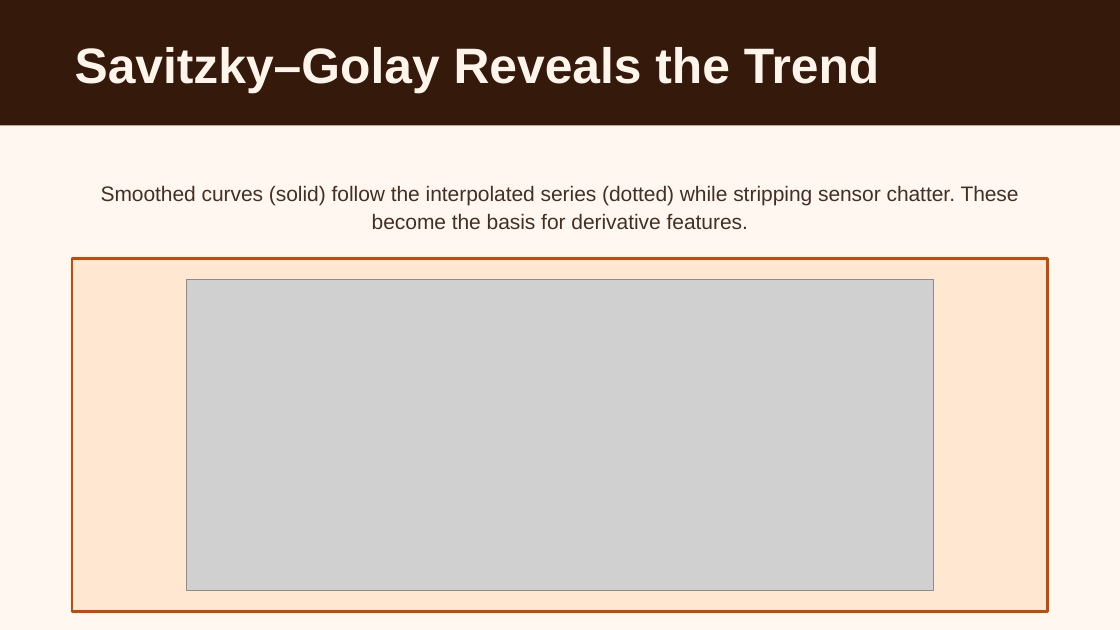
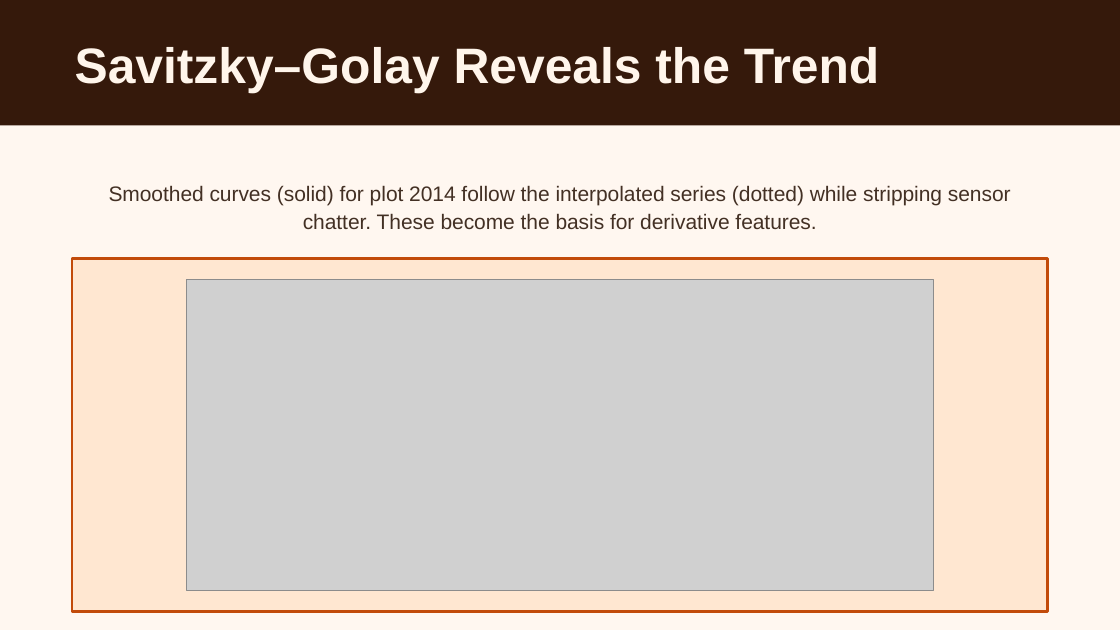
Before and after one commit to Bryan-Nsoh/slide-maker, a slide deck: slide 14 of workspace/presentations/eda-lstm-vwc-prediction.pptx. Drawn at 1120x630 pixels with LibreOffice and Linux fonts; fonts in the diff are those of the drawing; grey boxes stand for pictures. Boxes give left, top, right and bottom in pixels: in the first picture for what was removed or moved away, otherwise in the second. Text is boxed around its words. In the diff, an @@ line names an element or a change of style, - is before the commit and + after.

```diff
--- a/workspace/presentations/eda-lstm-vwc-prediction.pptx
+++ b/workspace/presentations/eda-lstm-vwc-prediction.pptx
@@ text at box(109, 185, 1011, 229): text changed @@
-Smoothed curves (solid) follow the interpolated series (dotted) while stripping sensor chatter. These become the basis for derivative features.
+Smoothed curves (solid) for plot 2014 follow the interpolated series (dotted) while stripping sensor chatter. These become the basis for derivative features.
```
Also in this commit, not shown: 4 other slides changed, 1 slide added, 1 slide removed, 7 other files.
